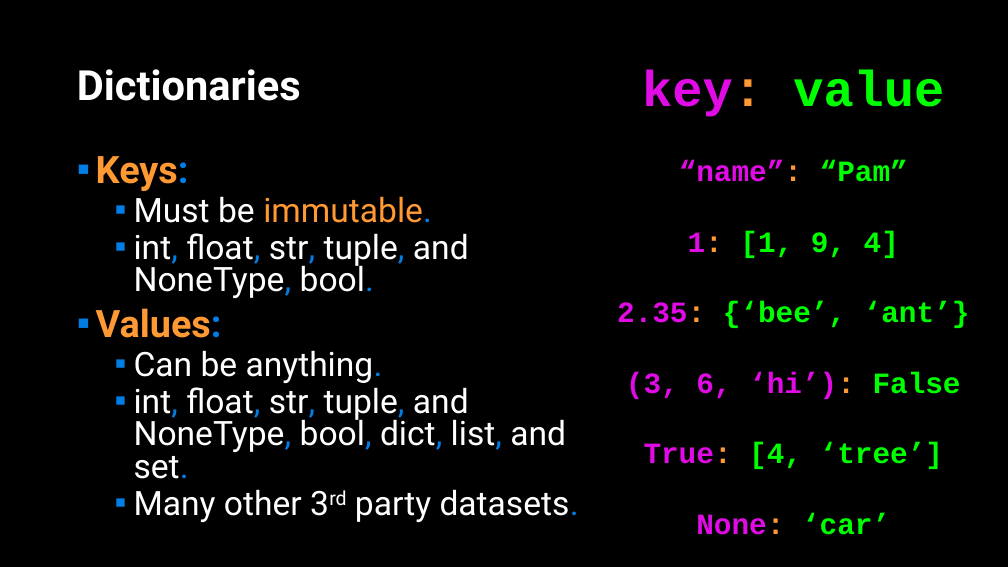
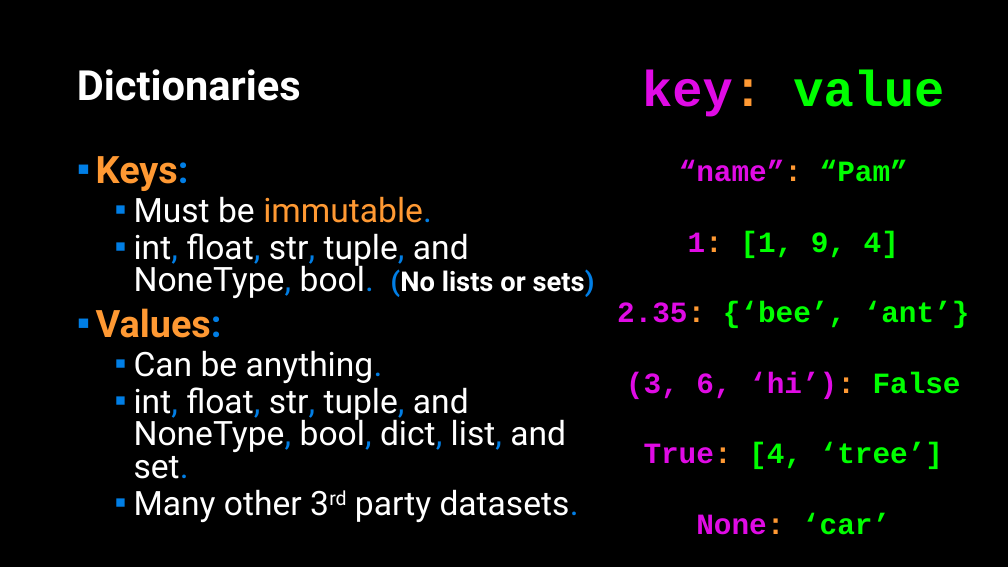
Before and after one commit to APS106/APS106-winter-2022-material, a slide deck: slide 5 of lectures/week8/lecture2/slides/week8_lecture2.pptx. Drawn at 1008x567 pixels with LibreOffice and Linux fonts; fonts in the diff are those of the drawing; background and template pictures are left out. Boxes give left, top, right and bottom in pixels: in the first picture for what was removed or moved away, otherwise in the second. Text is boxed around its words. In the diff, an @@ line names an element or a change of style, - is before the commit and + after.

```diff
--- a/lectures/week8/lecture2/slides/week8_lecture2.pptx
+++ b/lectures/week8/lecture2/slides/week8_lecture2.pptx
@@ text at <box>134,233,595,298</box>: text changed @@
-  ▪ int, float, str, tuple, and NoneType, bool.
+  ▪ int, float, str, tuple, and NoneType, bool. (No lists or sets)
```
Also in this commit, not shown: 6 other slides changed, 5 other files.
